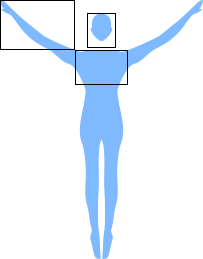
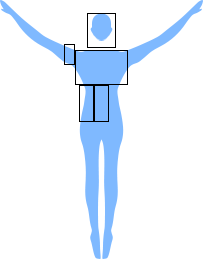
Two versions of the same layered image (203x259). Layer-by-layer changes:
painted on "矩形 2" over [0, 0, 75, 65]
added layer "矩形 1 拷贝 3" above "矩形 1 拷贝 2" over [79, 85, 94, 122]
added layer "矩形 1 拷贝 2" above "矩形 1" over [94, 85, 109, 122]
